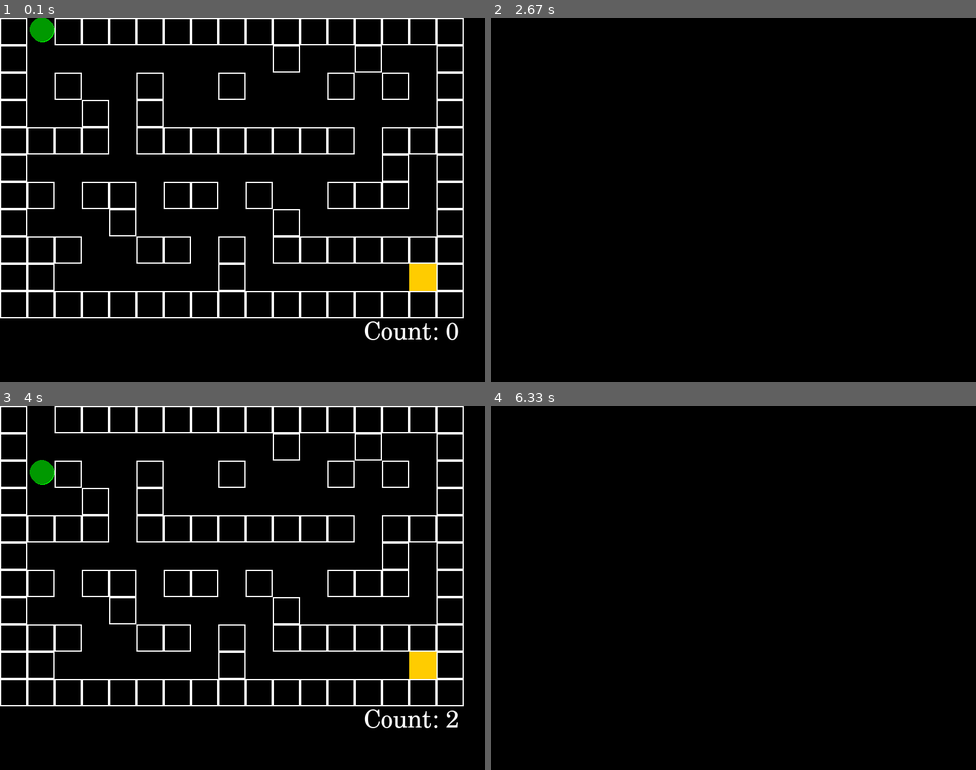
Above: before the commit, frames 1-4 (two rows, left to right).
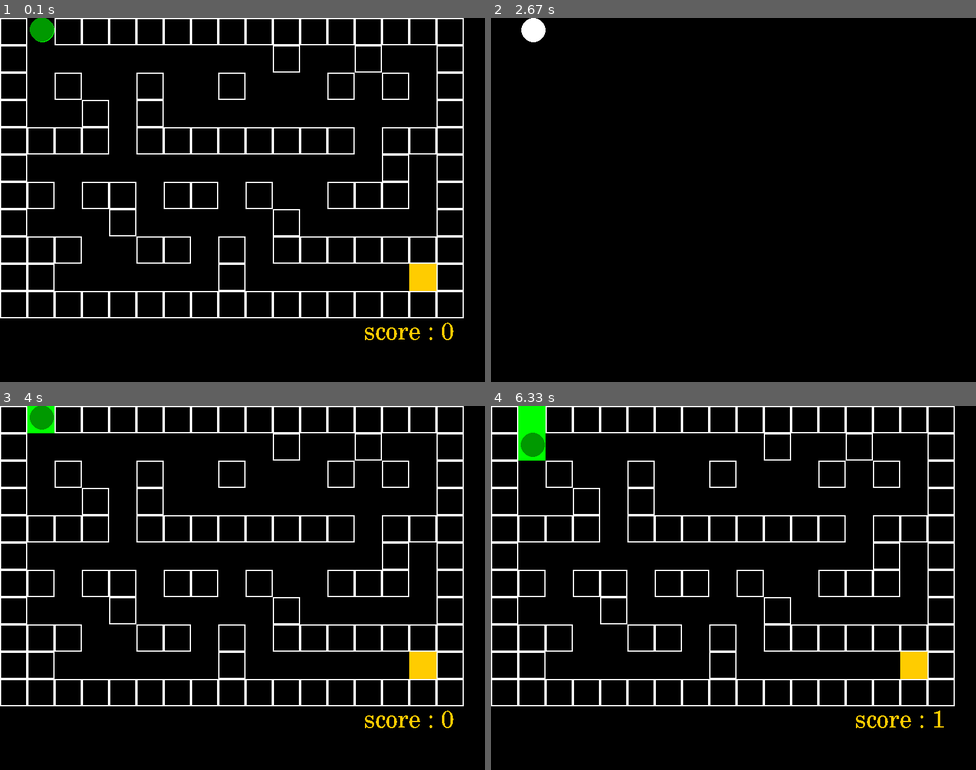
Above: after the commit, the same moments.

Repository: BSAA7567/Pygame
Game: pygame game, started from A-star_Maze.py
The game is run twice, just before and just after one commit, with the same random seed, the same clock (stepped at 60 frames per second) and the same inputs.
Inputs:
- Up to frame 1 (0.1 s): no input
- Up to frame 2 (2.67 s): hold Down from 2.4 s (still down)
- Up to frame 3 (4 s): release Down at 2.87 s; hold Left 2.9-3.3 s; hold Up 3.33-3.7 s; hold Right from 3.73 s (still down)
- Up to frame 4 (6.33 s): release Right at 4.37 s; hold Down 4.4-4.77 s; hold Up 5.8-6.1 s; hold Right from 6.13 s (still down)

The runs differ from the first frame. In frame 1, 0.4% of the frame differs, in the area x 75-95%, y 83-89%; in frame 2, 0.3%; in frame 3, 1.1%; in frame 4, 8.5%, in the area x 0-96%, y 0-89%.

Commit message:
Update A-star_Maze.py

Diff:
--- a/A-star_Maze.py
+++ b/A-star_Maze.py
@@ -7,8 +7,7 @@
 gold = (255,204,0)
 green = (0,255,0)
 dark_green=(0,153,0)
-black = (0, 0, 0)
-
+black=(0,0,0)
 size = [800, 600]
 box_size = 45 # setup box size
 player_size = 20 # setup player size
@@ -19,17 +18,18 @@
 maze_x = 17  # max maze x
 maze_y = 11  # max maze y
 
-make_maze=[[1, 0, 1, 1, 1, 1, 1, 1, 1, 1, 1, 1, 1, 1, 1, 1, 1],
-           [1, 0, 0, 0, 0, 0, 0, 0, 0, 0, 1, 0, 0, 1, 0, 0, 1],
-           [1, 0, 1, 0, 0, 1, 0, 0, 1, 0, 0, 0, 1, 0, 1, 0, 1],
-           [1, 0, 0, 1, 0, 1, 0, 0, 0, 0, 0, 0, 0, 0, 0, 0, 1],
-           [1, 1, 1, 1, 0, 1, 1, 1, 1, 1, 1, 1, 1, 0, 1, 1, 1],
-           [1, 0, 0, 0, 0, 0, 0, 0, 0, 0, 0, 0, 0, 0, 1, 0, 1],
-           [1, 1, 0, 1, 1, 0, 1, 1, 0, 1, 0, 0, 1, 1, 1, 0, 1],
-           [1, 0, 0, 0, 1, 0, 0, 0, 0, 0, 1, 0, 0, 0, 0, 0, 1],
-           [1, 1, 1, 0, 0, 1, 1, 0, 1, 0, 1, 1, 1, 1, 1, 1, 1],
-           [1, 1, 0, 0, 0, 0, 0, 0, 1, 0, 0, 0, 0, 0, 0, 3, 1],
-           [1, 1, 1, 1, 1, 1, 1, 1, 1, 1, 1, 1, 1, 1, 1, 1, 1]]
+
+make_maze = [[1, 0, 1, 1, 1, 1, 1, 1, 1, 1, 1, 1, 1, 1, 1, 1, 1],
+             [1, 0, 0, 0, 0, 0, 0, 0, 0, 0, 1, 0, 0, 1, 0, 0, 1],
+             [1, 0, 1, 0, 0, 1, 0, 0, 1, 0, 0, 0, 1, 0, 1, 0, 1],
+             [1, 0, 0, 1, 0, 1, 0, 0, 0, 0, 0, 0, 0, 0, 0, 0, 1],
+             [1, 1, 1, 1, 0, 1, 1, 1, 1, 1, 1, 1, 1, 0, 1, 1, 1],
+             [1, 0, 0, 0, 0, 0, 0, 0, 0, 0, 0, 0, 0, 0, 1, 0, 1],
+             [1, 1, 0, 1, 1, 0, 1, 1, 0, 1, 0, 0, 1, 1, 1, 0, 1],
+             [1, 0, 0, 0, 1, 0, 0, 0, 0, 0, 1, 0, 0, 0, 0, 0, 1],
+             [1, 1, 1, 0, 0, 1, 1, 0, 1, 0, 1, 1, 1, 1, 1, 1, 1],
+             [1, 1, 0, 0, 0, 0, 0, 0, 1, 0, 0, 0, 0, 0, 0, 3, 1],
+             [1, 1, 1, 1, 1, 1, 1, 1, 1, 1, 1, 1, 1, 1, 1, 1, 1]]
 
 class MAZE:
     def __init__(self):
@@ -46,19 +46,22 @@
         self.x = start_point[1] # real x
         self.y = start_point[0] # real y
 
-        self.check = 0
-
         self.font = pygame.font.SysFont("Century", 40) # font setup
+        self.cnt=0
+        self.endcnt=0
 
         self.maze()
 
     def maze(self):
-        pygame.draw.rect(self.display, gold, (end_point[0] * box_size, end_point[1] * box_size, box_size, box_size))
-
         #draw maze
         mx = 0
         my = 0
+
         for i in range(0,maze_x*maze_y):
+            if make_maze[my][mx] == 3:
+                pygame.draw.rect(self.display, gold, (mx*box_size, my*box_size, box_size, box_size))
+            if make_maze[my][mx]==2:
+                pygame.draw.rect(self.display, green, (mx * box_size, my * box_size, box_size, box_size))
             if make_maze[my][mx] ==1:
                 pygame.draw.rect(self.display, white, (mx*box_size, my*box_size, box_size, box_size),2)
             mx +=1
@@ -66,6 +69,7 @@
                 mx=0
                 my+=1
 
+
     def char(self):
         self.player = pygame.Rect(self.player_x,self.player_y,player_size,player_size) # character setup
 
@@ -73,58 +77,110 @@
         key=pygame.key.get_pressed()
         speed = 0.3
 
+        if self.y==end_point[1] and self.x==end_point[0]:
+            self.endcnt = self.cnt
+            print("도착지까지비용 : " +str(self.endcnt))
+            sys.exit()
+
+        if (self.y==start_point[0] and self.x==start_point[1]) and self.cnt >0:
+            self.cnt=0
+            mx=0
+            my=0
+            for i in range(0, maze_x * maze_y):
+                if make_maze[my][mx] == 2:
+                    make_maze[my][mx]=0
+                    pygame.draw.rect(self.display, white, (mx * box_size, my * box_size, box_size, box_size),2)
+                mx+=1
+                if mx == maze_x:
+                    mx = 0
+                    my += 1
+
         if key[pygame.K_RIGHT]: # move right
             if make_maze[self.y][self.x + 1] == 1:
                 pass
-            elif make_maze[self.y][self.x + 1]==2:
-                pass
-            else:
+            elif make_maze[self.y][self.x + 1] == 2:
+                make_maze[self.y][self.x] = 0
+                self.cnt -= 1
+                pygame.draw.circle(self.display, green, (self.player_x, self.player_y), player_size)
+                self.player_x += box_size
+                self.x += 1
+
+                sleep(speed)
+            else:
+                make_maze[self.y][self.x] = 2
+                pygame.draw.circle(self.display,white,(self.player_x,self.player_y),player_size)
                 self.player_x += box_size
                 self.x+=1
-                self.check+=1
-                make_maze[self.y][self.x]=2;
+                self.cnt+=1
                 sleep(speed)
 
         elif key[pygame.K_LEFT]: # move left
             if make_maze[self.y][self.x - 1] == 1:
                 pass
             elif make_maze[self.y][self.x - 1] == 2:
-                pass
-            else:
+                make_maze[self.y][self.x] = 0
+                self.cnt -= 1
+                pygame.draw.circle(self.display, green, (self.player_x, self.player_y), player_size)
+                self.player_x -= box_size
+                self.x -= 1
+
+                sleep(speed)
+            else:
+                make_maze[self.y][self.x] = 2
+                pygame.draw.circle(self.display, white, (self.player_x, self.player_y), player_size)
                 self.player_x -= box_size
                 self.x-=1
-                self.check += 1
-                make_maze[self.y][self.x] = 2;
+                self.cnt += 1
                 sleep(speed)
 
         elif key[pygame.K_UP]: # move up
             if make_maze[self.y-1][self.x] == 1:
                 pass
             elif make_maze[self.y-1][self.x] == 2:
-                pass
-            else:
+                make_maze[self.y][self.x] = 0
+                self.cnt -= 1
+                pygame.draw.circle(self.display, green, (self.player_x, self.player_y), player_size)
+                self.player_y -= box_size
+                self.y -= 1
+
+                sleep(speed)
+
+            else:
+                make_maze[self.y][self.x] = 2
+                pygame.draw.circle(self.display, white, (self.player_x, self.player_y), player_size)
                 self.player_y -= box_size
                 self.y-=1
-                self.check += 1
-                make_maze[self.y][self.x] = 2;
+                self.cnt += 1
                 sleep(speed)
 
         elif key[pygame.K_DOWN]: # move down
             if make_maze[self.y+1][self.x] == 1:
                 pass
             elif make_maze[self.y+1][self.x] == 2:
-                pass
-            else:
+                make_maze[self.y][self.x] = 0
+                self.cnt -= 1
+                pygame.draw.circle(self.display, green, (self.player_x, self.player_y), player_size)
+                self.player_y += box_size
+                self.y += 1
+
+                sleep(speed)
+
+            else:
+                make_maze[self.y][self.x] = 2
+                pygame.draw.circle(self.display, white, (self.player_x, self.player_y), player_size)
                 self.player_y += box_size
                 self.y+=1
-                self.check += 1
-                make_maze[self.y][self.x] = 2;
-                sleep(speed)
+                self.cnt += 1
+                sleep(speed)
+
+
 
     def show(self):
-        if self.font:
-            font_surface = self.font.render("Count: " + str(self.check), True, white)
-            self.display.blit(font_surface, (600, 500))
+
+        showcount = self.font.render("score : " + str(self.cnt), False, gold)
+        self.display.blit(showcount, (600, 500))
+
+
 
     def run(self):
         while True:
@@ -139,18 +195,13 @@
             self.move()
             self.maze()
             self.char()
+            self.show()
 
             pygame.draw.circle(self.display,green,(self.player.left,self.player.top),player_size) # draw character
             pygame.draw.circle(self.display, dark_green, (self.player.left-1, self.player.top-1), player_size)  # draw gradation
 
-            self.show()
             pygame.display.flip()
 
-
-            if self.x == end_point[0] and self.y == end_point[1]:
-                print("목적지에 도착!\n도착까지의 비용은 : "+str(self.check))
-                pygame.quit()
-                sys.exit()
 
 if __name__=="__main__": # start main
     MAZE().run()
